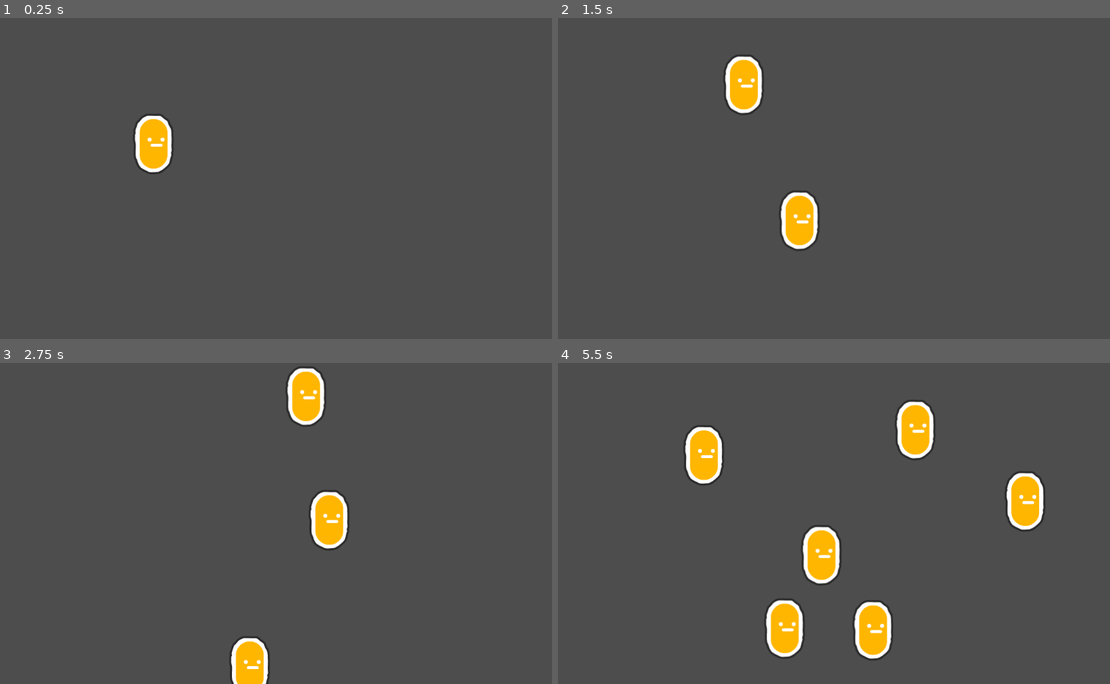
Above: before the commit, frames 1-4 (two rows, left to right).
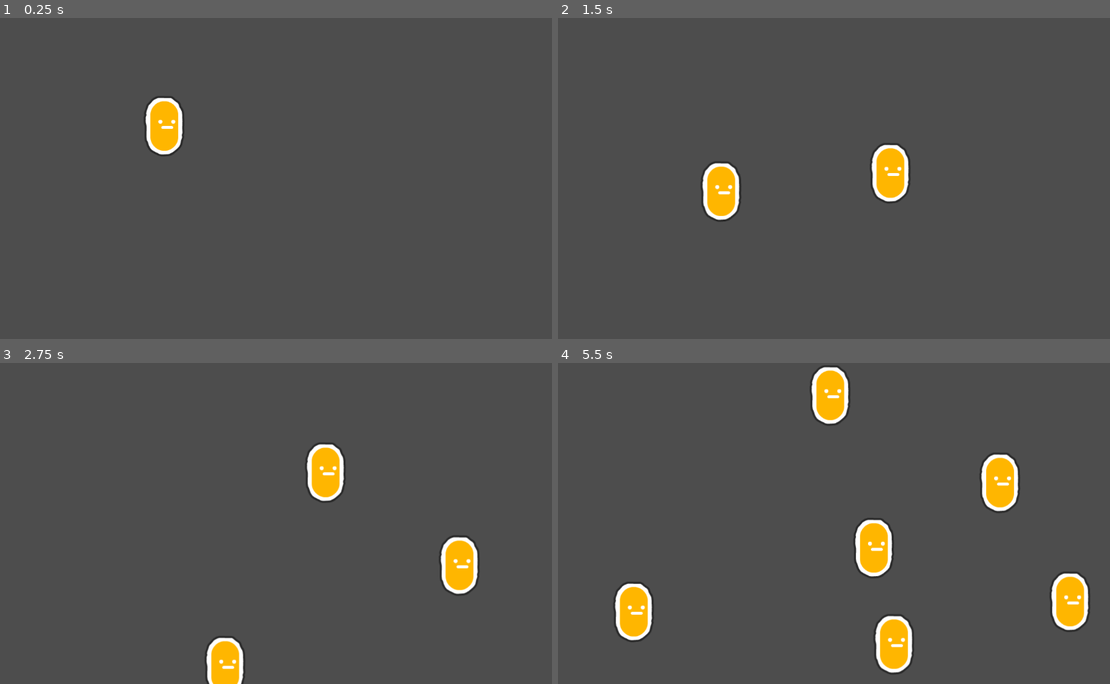
Above: after the commit, the same moments.

Repository: Simonoob/utilityAI001
Game: Godot game, scene res://scenes/mainScene.tscn
Same seed, same stepped clock (60 frames per second), same inputs: the game is played once before the commit and once after it.
Inputs:
- Up to frame 1 (0.25 s): no input
- Up to frame 2 (1.5 s): no input
- Up to frame 3 (2.75 s): no input
- Up to frame 4 (5.5 s): no input

The runs differ from the first frame. In frame 1, 1.5% of the frame differs, in the area x 24-34%, y 24-49%; in frame 2, 4.5%; in frame 3, 6.0%; in frame 4, 13%, in the area x 9-97%, y 0-98%.

Commit message:
feat: connect position to blackboard

Diff:
--- a/scenes/mainScene.tscn
+++ b/scenes/mainScene.tscn
@@ -7,7 +7,7 @@
 script = ExtResource("2_37aqr")
 basic_character_scene = ExtResource("1_amnr8")
 
-[node name="basicCharacter2" parent="." node_paths=PackedStringArray("blackBoard") instance=ExtResource("1_amnr8")]
+[node name="basicCharacter" parent="." node_paths=PackedStringArray("blackBoard") instance=ExtResource("1_amnr8")]
 position = Vector2(302, 200)
 blackBoard = NodePath("..")
 
--- a/scripts/basic_character.gd
+++ b/scripts/basic_character.gd
@@ -4,6 +4,7 @@
 const SPEED = 300.0
 
 var lastDirection: Vector2 = Vector2.RIGHT
+signal position_updated(new_position:Vector2)
 
 @export var blackBoard:BlackBoard
 
@@ -49,7 +50,7 @@
 
 	resolved_actions[0].action_fn.call()
 	move_and_slide()
-
+	position_updated.emit(global_position)
 
 
 
--- a/scripts/blackboard.gd
+++ b/scripts/blackboard.gd
@@ -7,12 +7,22 @@
 
 # Called when the node enters the scene tree for the first time.
 func _ready()->void:
-	pass # Replace with function body.
+	get_node('basicCharacter').position_updated.connect(on_position_updated)
 
 
 # Called every frame. 'delta' is the elapsed time since the previous frame.
 func _process(_delta:float)->void:
 	pass
+
+
+# UPDATING INFO
+func  on_position_updated(new_position: Vector2)->void:
+	print('new position:', new_position)
+
+# INFO STORAGE
+#howtf
+
+
 
 # EASING FUNCTIONS
 func ease_in_circ(x: float) -> float:
@@ -114,6 +124,9 @@
 var count: int = 1
 
 func _on_timer_timeout() -> void:
+	if count > 5:
+		return
+
 	var new_character: BasicCharacter = basic_character_scene.instantiate()
 	new_character.blackBoard = self
 	new_character.position = Vector2.ZERO
@@ -122,3 +135,5 @@
 	count+=1
 	print(count)
 	# getting all action scores in physics_process tanks the fps at about 40 characters (on windows destkop)
+
+	new_character.position_updated.connect(on_position_updated)
